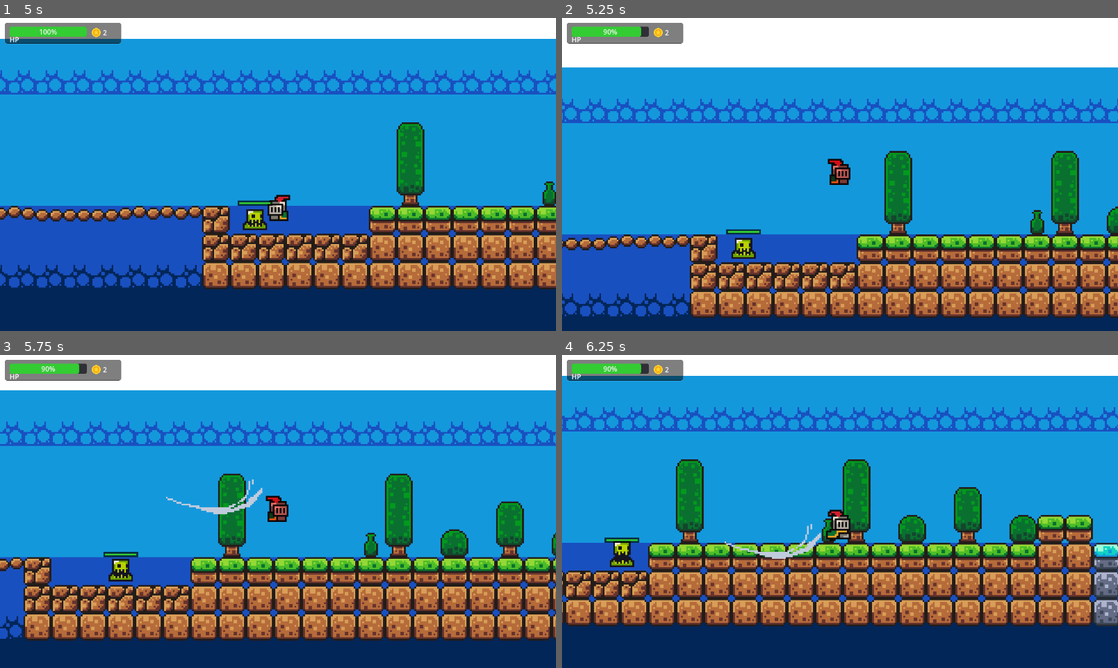
Above: before the commit, frames 1-4 (two rows, left to right).
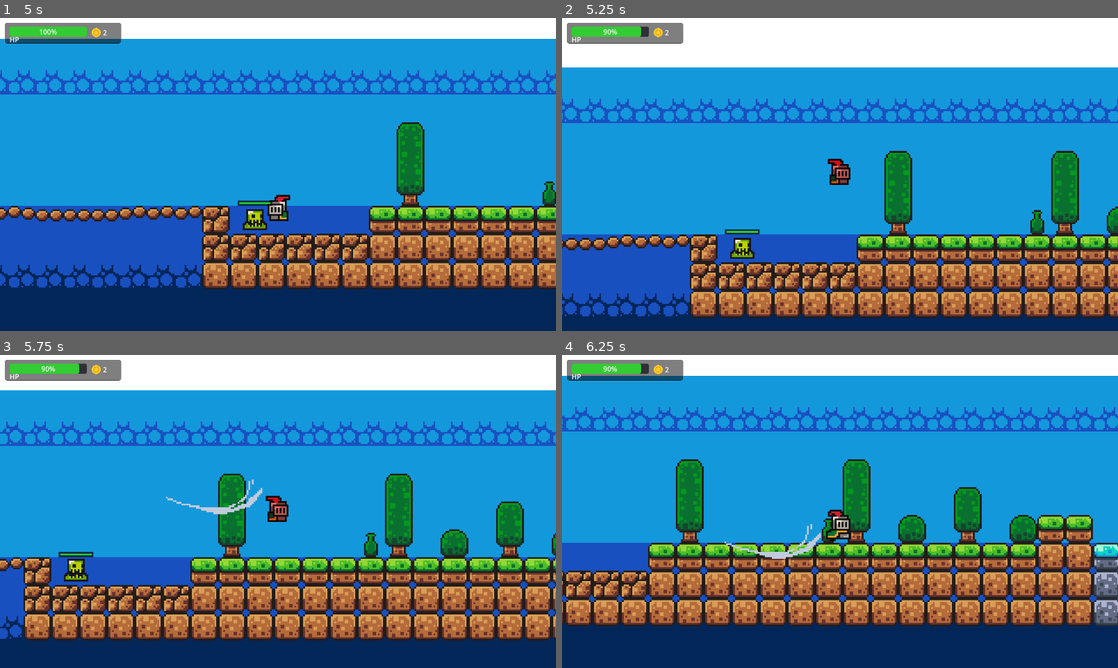
Above: after the commit, the same moments.

Repository: Kacprr/ThesisGameProject
Game: Godot game, scene res://Scenes/main_menu.tscn
Two runs of this game, one before a commit and one after it. Both use one fixed random seed, a clock stepped at 60 frames per second and the inputs below.
Inputs:
- Up to frame 1 (5 s): click "Play" at 0.5 s; hold Z (attack) 1.28-2.03 s; hold Right (move_right) 1.28-2.78 s; tap Space (jump) at 1.52, 2.27, 3.77, 4.52 s; tap Z (attack) at 2.1, 3.6 s; hold Z (attack) 2.78-3.53 s; hold Left (move_left) from 2.78 s (still down); tap Shift (dash) at 2.85 s; hold Z (attack) from 4.28 s (still down)
- Up to frame 2 (5.25 s): release Left (move_left) at 5.03 s; release Z (attack) at 5.03 s; hold Right (move_right) from 5.03 s (still down); tap Shift (dash) at 5.1 s
- Up to frame 3 (5.75 s): keep holding Right (move_right); tap Space (jump) at 5.27 s; tap Z (attack) at 5.3 s
- Up to frame 4 (6.25 s): keep holding Right (move_right); hold Z (attack) from 5.78 s (still down)

Frame 1 is identical in both runs. In frame 2, 0.1% of the frame differs, in the area x 29-36%, y 67-77%; in frame 3, 0.8%, in the area x 10-25%, y 62-73%; in frame 4, 0.4%.

Commit message:
knockback testing
knockback testing

Diff:
--- a/ruinsofnorth/Scripts/attack.gd
+++ b/ruinsofnorth/Scripts/attack.gd
@@ -6,7 +6,7 @@
 var _recent_hits := {}
 var _hit_cooldown := 0.2
 
-const KNOCKBACK_POWER: float = 300.0
+const KNOCKBACK_POWER: float = 1
 const KNOCKBACK_UP_MULTIPLIER: float = 0.5
 
 func _ready():
@@ -23,10 +23,8 @@
 		return
 	if body.is_in_group("enemies"):
 		if body.has_method("take_damage"):
-			var knockback_direction: Vector2 = (body.global_position - global_position).normalized()
-			knockback_direction.y -= KNOCKBACK_UP_MULTIPLIER
 
-			var knockback_vector: Vector2 = knockback_direction.normalized() * KNOCKBACK_POWER
+			var knockback_vector: Vector2
 			if scale.x == -1:
 				knockback_vector.x += -100
 			else:
--- a/ruinsofnorth/Scripts/slime.gd
+++ b/ruinsofnorth/Scripts/slime.gd
@@ -5,7 +5,7 @@
 
 @export var health: int = 5
 var max_health = 5
-var direction = 1
+var direction
 var gravity = ProjectSettings.get_setting("physics/2d/default_gravity")
 
 # State enumeration
@@ -34,6 +34,7 @@
 var health_bar: HealthBar
 
 func _ready() -> void:
+	velocity.x = 50
 	add_to_group("enemies")
 	initial_position = global_position
 
@@ -61,12 +62,15 @@
 	if state == State.IDLE:
 		if ray_cast_right.is_colliding():
 			direction = -1
+			if velocity.x > -50 and true:
+				velocity.x = -50
 			animated_sprite.flip_h = true
 		elif ray_cast_left.is_colliding():
 			direction = 1
+			if velocity.x < 50:
+				velocity.x = 50
 			animated_sprite.flip_h = false
 
-		velocity.x = direction * speed
 		move_and_slide()
 		animated_sprite.play("idle")
 	elif state == State.ATTACKING:
@@ -89,7 +93,8 @@
 
 	# Applying knockback if a vector is provided.
 	if knockback_vector != Vector2.ZERO:
-		velocity = knockback_vector
+		velocity += knockback_vector
+
 
 	if health <= 0:
 		die_and_respawn() # Updated by new function
